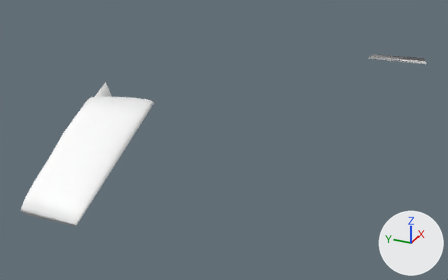
A saved change to the glTF model ZLT-NT/meshes/zlt_nt_rudder_port.glb.
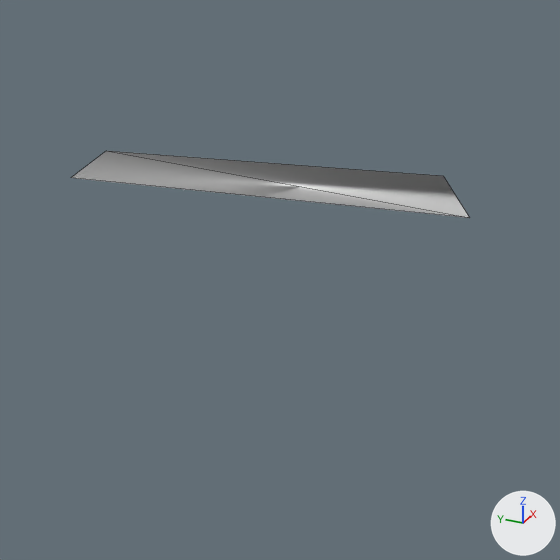
Old and new are each drawn whole from a 50 mm camera at (-13.48, -13.03, 9.3) aimed at (3.25, -5.5, 0.94) and again close up on the part from 80% to 99% of the width and 11% to 42% of the height. Arrows for +X, +Y and +Z are at lower right; the lights stay in place. The last two pictures show the newer version. The close-ups show mesh edges as thin lines. Vertices at exactly the same position are counted once.

The first close-up shows 'rudder_port'.
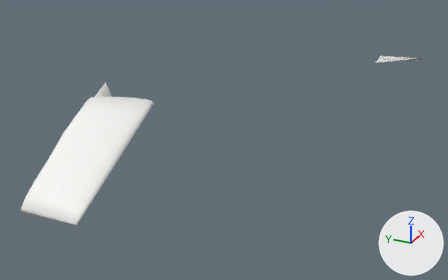
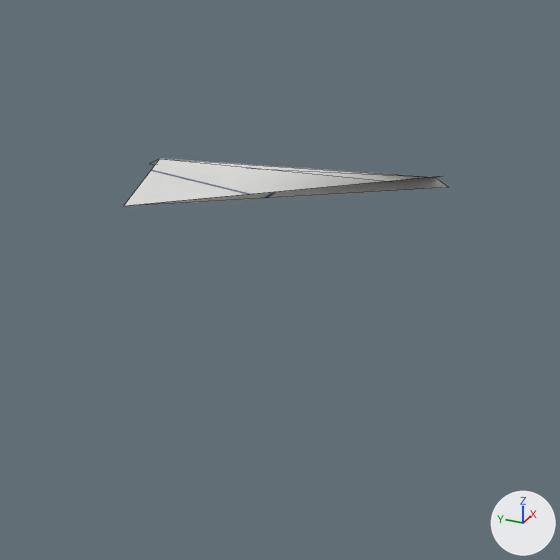
The edits, one by one:
Picture 'Image_0' (img_image_0) is new.
In material 'Envelope.002' (mat_envelope_002), base_color is no longer (1.0, 1.0, 1.0), white #ffffff.
In material 'Envelope.002' (mat_envelope_002), texture is now set to img_image_0.
me_rudder_port is used by ob_rudder_port; location (0.0, 0.0, 0.0).
Verts and faces of me_rudder_port; kept vertices keep their numbers, new ones are numbered from 174.
Before the commit, vertices of me_rudder_port: 170 (6.56, -9.37, 3.38) at pixel (106, 150), 171 (7.55, -10.88, 3.16) at pixel (443, 175), 172 (7.55, -11.04, 2.96) at pixel (469, 217), 173 (6.56, -9.21, 3.22) at pixel (70, 177).
me_rudder_port had 174 vertices, 332 faces and spanned x -0.8..7.55, y -11.04..-0.01, z -0.94..3.38.
me_rudder_port now has 176 vertices, 335 faces and spans x -0.8..7.61, y -10.91..-0.01, z -0.94..3.16.
Part 1, on me_rudder_port:
Faces deleted: (170, 171, 172).
Vertex 170 moves to (7.46, -9.48, 3.11), pixel (159, 158).
Vertex 172 moves to (7.6, -10.84, 3.14), pixel (434, 177).
Vertex 173 moves to (7.61, -10.91, 3.09), pixel (448, 187).
New vertex 174 is at (7.46, -9.43, 3.07), pixel (149, 163).
New vertex 175 is at (6.56, -9.48, 3.11), pixel (123, 206).
New faces: (170, 174, 172), (170, 173, 175), (172, 175, 173), (171, 175, 172).

What differs and where, as boxes (x1, y1, x2, y2) in the close-ups (560 x 560 px):
'rudder_port', surface changed, reshaped
    before: (72, 151, 470, 218)
    after: (124, 159, 448, 206)
